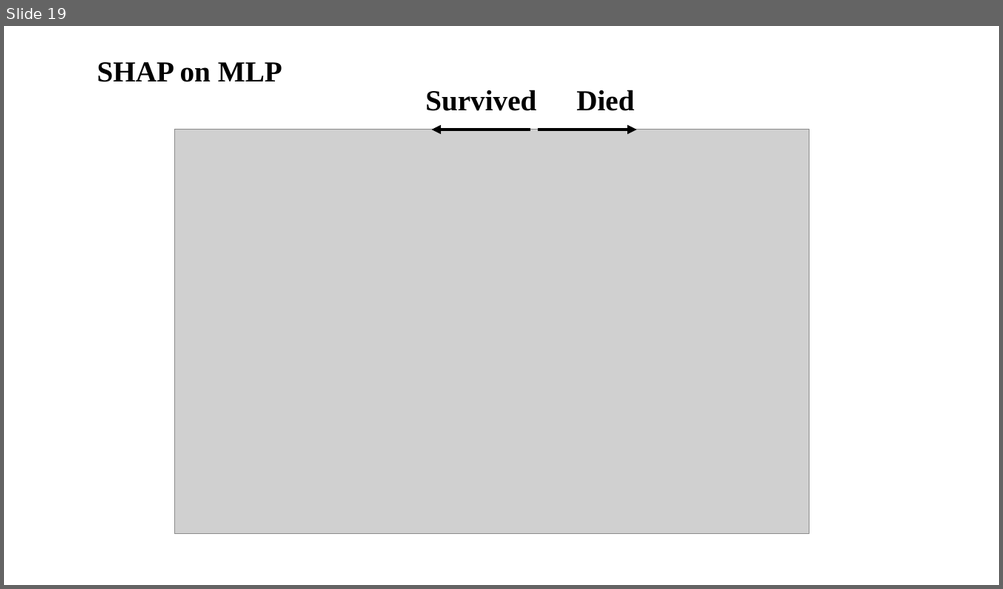
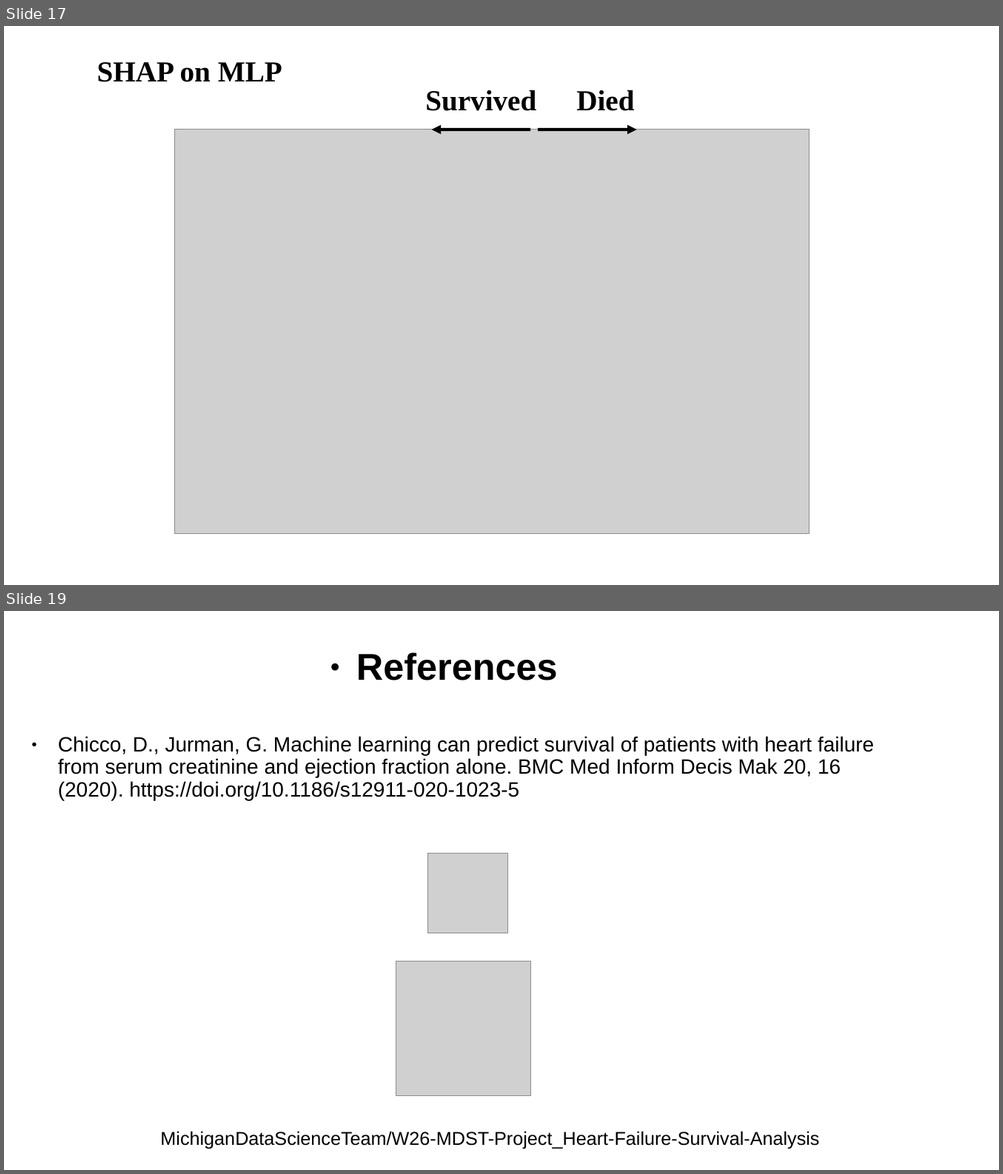
Before and after one commit to MichiganDataScienceTeam/W26-MDST-Project_Heart-Failure-Survival-Analysis, a slide deck: slides/Final Presentation.pptx. Shown one above the other, each under a label of ours: slide 19 before the commit, slides 17 and 19 after it; the slides between them are not shown. The pictures are 1003x589 and 1003x1174 pixels, drawn with LibreOffice and Linux fonts; fonts in the diff are those of the drawing; grey boxes stand for pictures. Boxes give left, top, right and bottom in pixels: in the first picture for what was removed or moved away, otherwise in the second. Text is boxed around its words. In the diff, an @@ line names an element or a change of style, - is before the commit and + after.

```diff
--- a/slides/Final Presentation.pptx
+++ b/slides/Final Presentation.pptx
@@ slide 19 added at <box>4,611,999,1170</box>, background #FFFFFF @@
@@ text added at <box>356,652,558,681</box>, 36 pt, text #000000, bold @@
+● References
@@ text added at <box>58,736,874,800</box>, 20 pt, text #000000 @@
+● Chicco, D., Jurman, G. Machine learning can predict survival of patients with heart failure from serum creatinine and ejection fraction alone. BMC Med Inform Decis Mak 20, 16 (2020). https://doi.org/10.1186/s12911-020-1023-5
@@ picture added at <box>428,854,508,934</box> @@
@@ picture added at <box>395,962,531,1096</box> @@
@@ text added at <box>160,1131,819,1150</box>, 18 pt, text #000000 @@
+MichiganDataScienceTeam/W26-MDST-Project_Heart-Failure-Survival-Analysis
@@ what was slide 19 is now slide 17 @@
```
Also in this commit, not shown: 10 slides changed, 3 other slides added, 4 slides removed.
